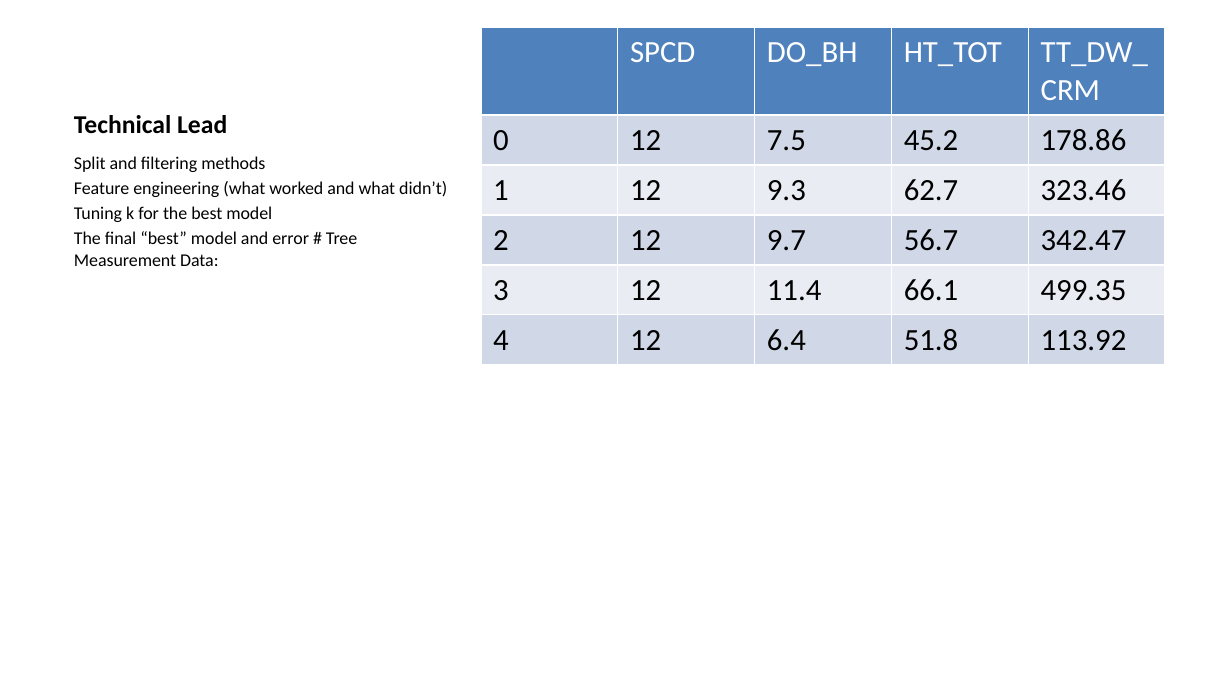
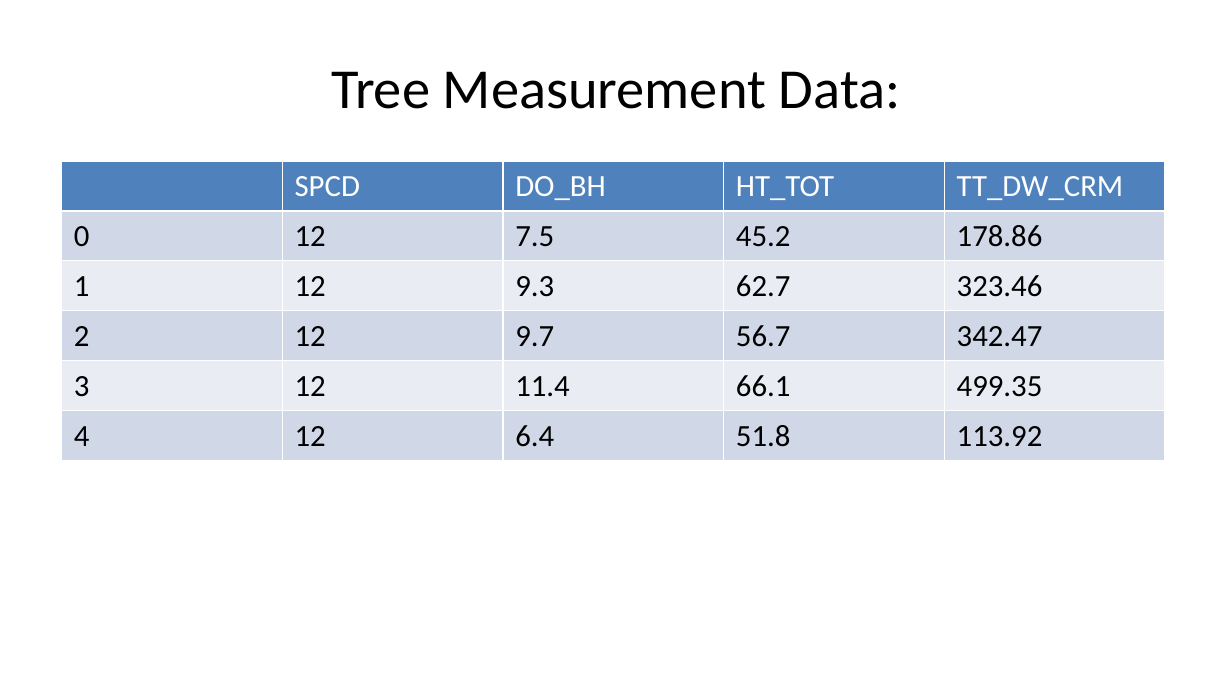
Before and after one commit to deancallahan25/Redwood-Analytics-Portfolio, a slide deck: slide 17 of Project-3/presentation.pptx (slide 15 before the commit). Drawn at 1232x693 pixels with LibreOffice and Linux fonts; fonts in the diff are those of the drawing. Boxes give left, top, right and bottom in pixels: in the first picture for what was removed or moved away, otherwise in the second. Text is boxed around its words. In the diff, an @@ line names an element or a change of style, - is before the commit and + after.

Commit message:
add a average roo mean square log error for every k

```diff
--- a/Project-3/presentation.pptx
+++ b/Project-3/presentation.pptx
@@ title added at [331,71,901,109], 33 pt, text #000000 @@
+Tree Measurement Data:
@@ title removed at [74,115,227,134] @@
-Technical Lead
@@ table: place and size @@
-table at [480,27,1164,617]
+table at [62,161,1164,618]
@@ text removed at [74,156,447,266] @@
-Split and filtering methods
-Feature engineering (what worked and what didn’t)
-Tuning k for the best model
-The final “best” model and error # Tree Measurement Data:
```
Also in this commit, not shown: 3 other slides changed, 4 slides added, 1 slide removed, 1 other file.
